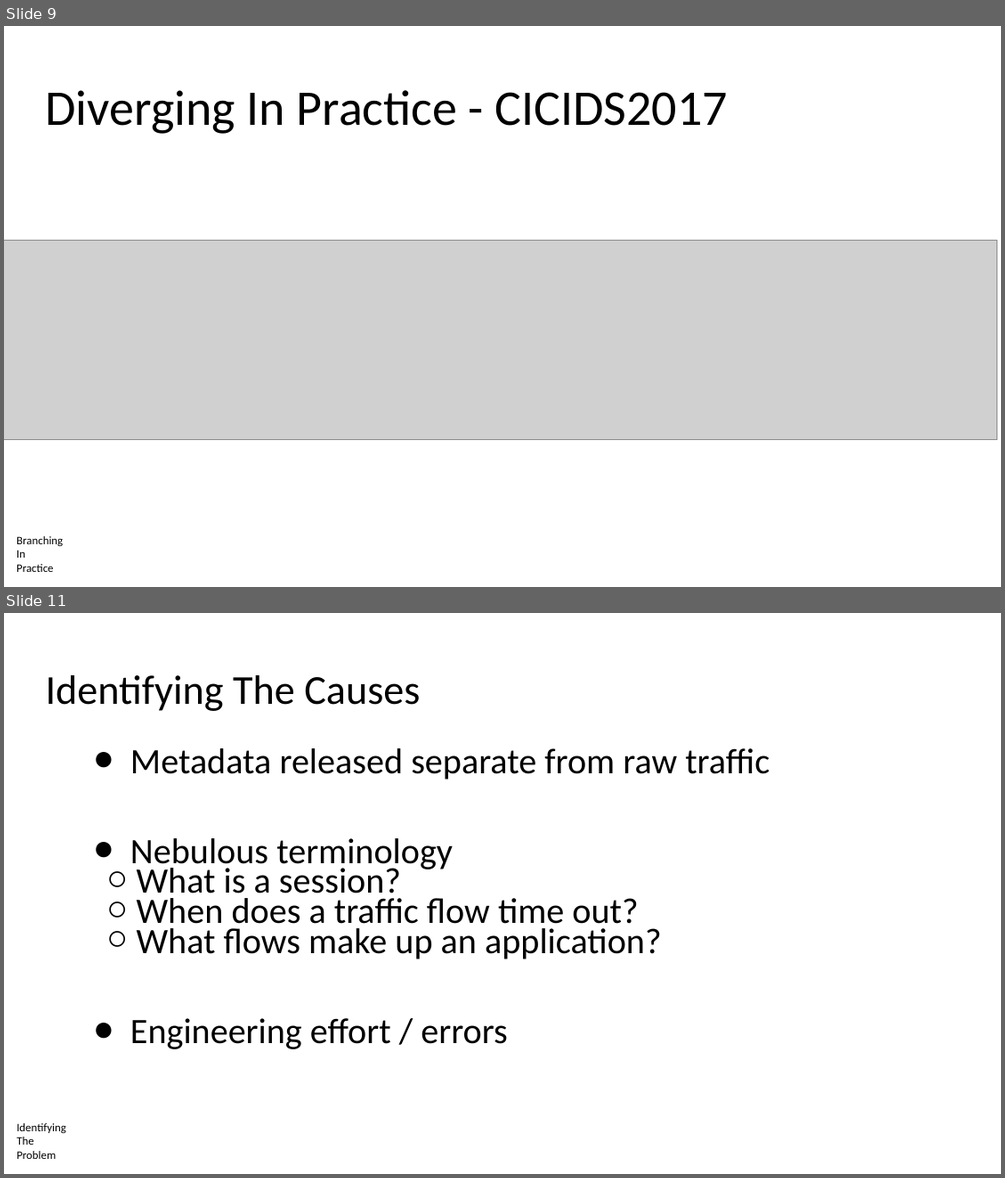
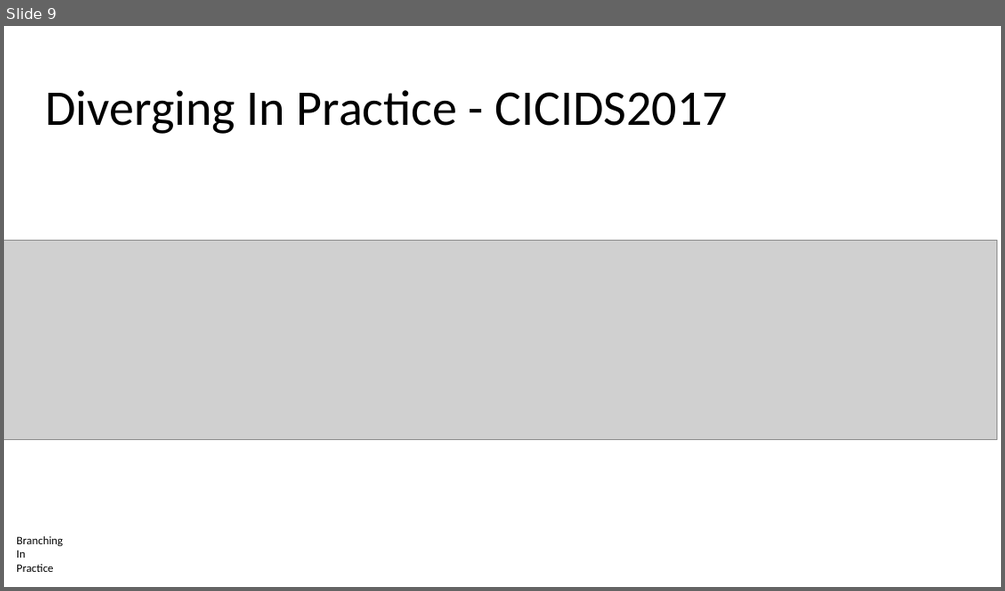
Before and after one commit to noise-lab/ml-systems, a slide deck: docs/slides/16-Automation.pptx. Shown one above the other, each under a label of ours: slides 9 and 11 before the commit, slide 9 after it; the slides between them are not shown. The pictures are 1005x1178 and 1005x591 pixels, drawn with LibreOffice and Linux fonts; fonts in the diff are those of the drawing; grey boxes stand for pictures. Boxes give left, top, right and bottom in pixels: in the first picture for what was removed or moved away, otherwise in the second. Text is boxed around its words. In the diff, an @@ line names an element or a change of style, - is before the commit and + after.

```diff
--- a/docs/slides/16-Automation.pptx
+++ b/docs/slides/16-Automation.pptx
@@ slide 11 removed at <box>4,613,1001,1174</box>, background #FFFFFF @@
@@ title removed at <box>46,675,420,711</box> @@
-Identifying The Causes
@@ text removed at <box>130,748,769,1049</box> @@
-● Metadata released separate from raw traffic
-● Nebulous terminology
-  ○ What is a session?
-  ○ When does a traffic flow time out?
-  ○ What flows make up an application?
-● Engineering effort / errors
@@ text removed at <box>16,1123,66,1159</box> @@
-Identifying
-The
-Problem
```
Also in this commit, not shown: 7 other slides removed, 4 other files.
